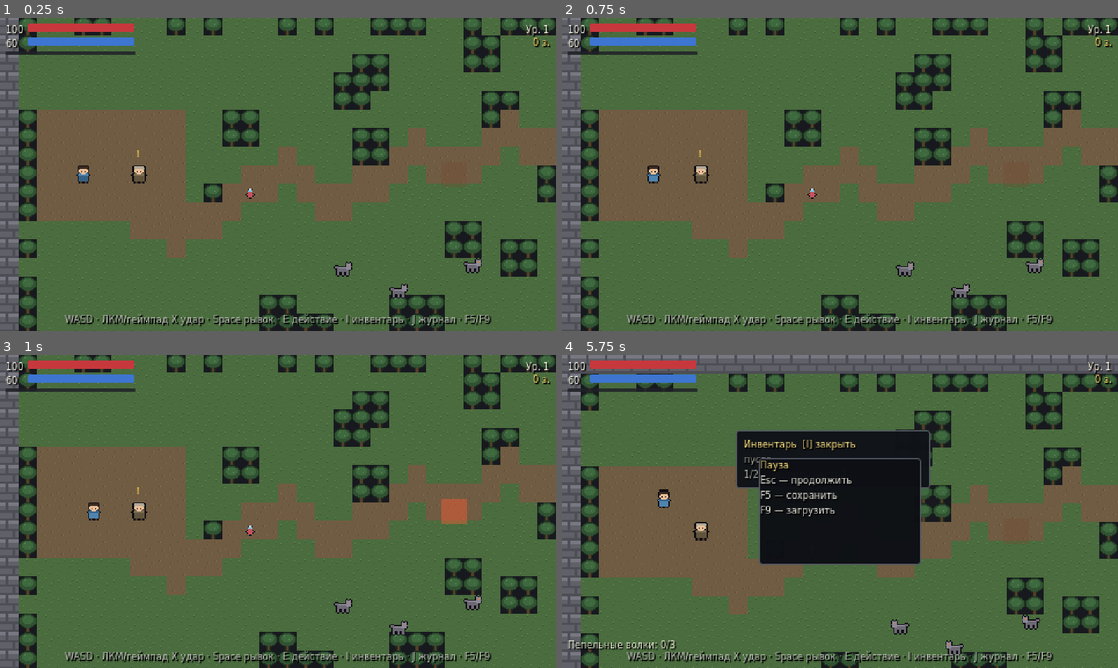
Above: before the commit, frames 1-4 (two rows, left to right).
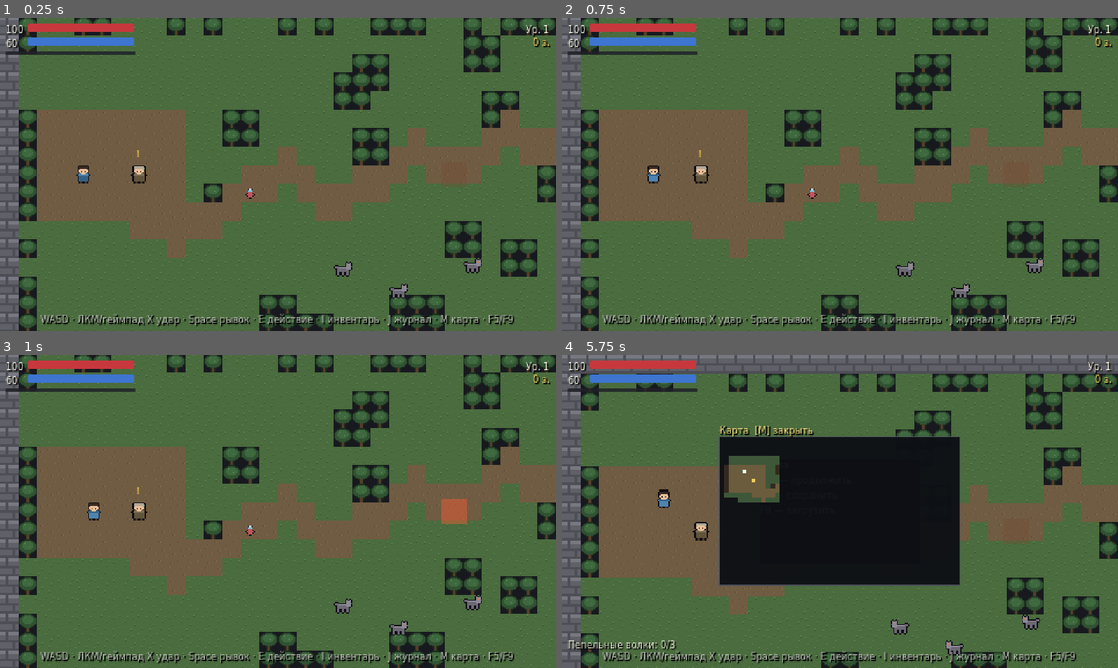
Above: after the commit, the same moments.

Repository: mibazarow/ashes-of-the-old-kingdom
Game: Godot game, scene res://scenes/main/main.tscn
Two runs of this game, one before a commit and one after it. Both use one fixed random seed, a clock stepped at 60 frames per second and the inputs below.
Inputs (mouse positions are in pixels of both pictures, inside the frame that each line leads up to):
- Up to frame 1 (0.25 s): no input
- Up to frame 2 (0.75 s): tap Enter at 0.5 s; move the mouse to (962, 158) at 0.52 s; hold D (move_right) from 0.53 s (still down); click (962, 158) at 0.6 s
- Up to frame 3 (1 s): keep holding D (move_right); tap E (interact) at 0.8 s
- Up to frame 4 (5.75 s): move the mouse to (728, 527) at 1.27 s; release D (move_right) at 1.28 s; hold S (move_down) 1.28-2.03 s; tap E (interact) at 1.35, 3.05, 4.35, 5.3 s; click (728, 527) at 1.42 s; tap J (journal) at 1.55, 2.1, 3.8, 5.1 s; move the mouse to (895, 442) at 2.02 s; hold D (move_right) 2.03-2.78 s; click (895, 442) at 2.3 s; move the mouse to (812, 574) at 2.77 s; hold W (move_up) 2.78-3.53 s; click (812, 574) at 2.85 s; move the mouse to (1006, 558) at 3.52 s; hold A (move_left) 3.53-5.03 s; tap Space (dash) at 3.6 s; click (1006, 558) at 3.67 s; tap I (inventory) at 4.15 s; move the mouse to (673, 464) at 4.27 s; click (673, 464) at 4.55 s; tap Escape (pause) at 4.9 s; move the mouse to (867, 511) at 5.02 s; hold S (move_down) from 5.03 s (still down); click (867, 511) at 5.17 s; tap M (map, bound only after the commit) at 5.65 s

The runs differ from the first frame. In frame 1, 1.7% of the frame differs, in the area x 7-93%, y 94-99%; in frame 2, 1.7%; in frame 3, 1.7%; in frame 4, 12%, in the area x 7-93%, y 22-99%.

Commit message:
Карта зоны на M с туманом и метками, тесты 81/0

Diff:
--- a/project.godot
+++ b/project.godot
@@ -111,6 +111,11 @@
 "events": Array[InputEvent]([Object(InputEventKey,"resource_local_to_scene":false,"resource_name":"","device":16,"windo …(209 unchanged characters)…
 ])
 }
+map={
+"deadzone": 0.2,
+"events": Array[InputEvent]([Object(InputEventKey,"resource_local_to_scene":false,"resource_name":"","device":16,"window_id":0,"alt_pressed":false,"shift_pressed":false,"ctrl_pressed":false,"meta_pressed":false,"pressed":false,"keycode":77,"physical_keycode":77,"key_label":0,"unicode":0,"location":0,"echo":false,"script":null)
+])
+}
 
 [layer_names]
 
--- a/scripts/main/main.gd
+++ b/scripts/main/main.gd
@@ -39,6 +39,17 @@
 		var hud := get_node_or_null("HUD")
 		if hud != null:
 			hud.call("open_journal_for_shot")
+	elif ui_probe == "map":
+		# Walk the player east along the road so the explored area grows past the
+		# spawn clearing and the trap landmark falls inside the visited radius.
+		var world := get_node_or_null("World")
+		if world != null:
+			var player := world.get_node_or_null("Player") as Node2D
+			if player != null:
+				player.position = Vector2(21 * 16 + 8, 9 * 16 + 8)
+		var hud := get_node_or_null("HUD")
+		if hud != null:
+			hud.call("open_map_for_shot")
 	for i in range(20):
 		await get_tree().process_frame
 	await RenderingServer.frame_post_draw
--- a/scripts/ui/hud.gd
+++ b/scripts/ui/hud.gd
@@ -25,10 +25,12 @@
 var _journal_list: VBoxContainer
 var _pause_panel: PanelContainer
 var _hint_label: Label
+var _map_panel: MapPanel
 var _toast_tween: Tween
 var _dialogue_open := false
 var _inventory_open := false
 var _journal_open := false
+var _map_open := false
 var _paused := false
 
 
@@ -141,7 +143,7 @@
 	column.add_child(_quest_label)
 
 	_hint_label = _make_text(
-		"WASD · ЛКМ/геймпад X удар · Space рывок · E действие · I инвентарь · J журнал · F5/F9",
+		"WASD · ЛКМ/геймпад X удар · Space рывок · E действие · I инвентарь · J журнал · M карта · F5/F9",
 		Color(0.72, 0.74, 0.7)
 	)
 	_hint_label.horizontal_alignment = HORIZONTAL_ALIGNMENT_CENTER
@@ -152,6 +154,17 @@
 	_build_inventory_panel()
 	_build_journal_panel()
 	_build_pause_panel()
+	_build_map_panel()
+
+
+func _build_map_panel() -> void:
+	var parent := get_parent()
+	var world: Node = parent.get_node_or_null("World") if parent != null else null
+	_map_panel = MapPanel.new()
+	_map_panel.name = "MapPanel"
+	_map_panel.setup(world)
+	_map_panel.visible = false
+	_root.add_child(_map_panel)
 
 
 func _build_dialogue_panel() -> void:
@@ -432,7 +445,7 @@
 		return
 	_dialogue_panel.visible = false
 	_dialogue_open = false
-	GameState.ui_blocking = _inventory_open or _journal_open or _paused
+	GameState.ui_blocking = _inventory_open or _journal_open or _paused or _map_open
 	EventBus.dialogue_closed.emit()
 
 
@@ -443,7 +456,7 @@
 		_journal_panel.visible = false
 		_refresh_inventory()
 	_inventory_panel.visible = _inventory_open
-	GameState.ui_blocking = _inventory_open or _dialogue_open or _journal_open or _paused
+	GameState.ui_blocking = _inventory_open or _dialogue_open or _journal_open or _paused or _map_open
 
 
 func _toggle_journal() -> void:
@@ -453,7 +466,7 @@
 		_inventory_panel.visible = false
 		_refresh_journal()
 	_journal_panel.visible = _journal_open
-	GameState.ui_blocking = _journal_open or _dialogue_open or _inventory_open or _paused
+	GameState.ui_blocking = _journal_open or _dialogue_open or _inventory_open or _paused or _map_open
 
 
 func _refresh_journal() -> void:
@@ -486,7 +499,7 @@
 	_paused = not _paused
 	_pause_panel.visible = _paused
 	get_tree().paused = _paused
-	GameState.ui_blocking = _paused or _inventory_open or _dialogue_open or _journal_open
+	GameState.ui_blocking = _paused or _inventory_open or _dialogue_open or _journal_open or _map_open
 	EventBus.game_paused.emit(_paused)
 
 
@@ -494,6 +507,16 @@
 ## drive menus through one code path. Real InputEvents would be invisible to the
 ## bot, which is exactly the privileged/unequal access the spec forbids.
 func _process(_delta: float) -> void:
+	if _map_open:
+		if InputSource.is_action_just_pressed(&"pause") or InputSource.is_action_just_pressed(&"map"):
+			_close_map()
+			return
+		if _map_panel != null:
+			_map_panel.refresh()
+		return
+	if InputSource.is_action_just_pressed(&"map"):
+		_open_map()
+		return
 	if InputSource.is_action_just_pressed(&"pause"):
 		if _dialogue_open:
 			close_dialogue()
@@ -545,6 +568,35 @@
 	_journal_open = true
 	_journal_panel.visible = true
 	_refresh_journal()
+
+
+func _open_map() -> void:
+	if _dialogue_open:
+		close_dialogue()
+	if _inventory_open:
+		_toggle_inventory()
+	if _journal_open:
+		_toggle_journal()
+	_map_open = true
+	if _map_panel != null:
+		_map_panel.visible = true
+		_map_panel.refresh()
+	GameState.ui_blocking = true
+
+
+func _close_map() -> void:
+	_map_open = false
+	if _map_panel != null:
+		_map_panel.visible = false
+	GameState.ui_blocking = _inventory_open or _dialogue_open or _journal_open or _paused
+
+
+func is_map_open() -> bool:
+	return _map_open
+
+
+func open_map_for_shot() -> void:
+	_open_map()
 
 
 func _use_item(item_id: String) -> void:
--- /dev/null
+++ b/scripts/ui/map_panel.gd
@@ -0,0 +1,118 @@
+class_name MapPanel
+extends Control
+## Schematic zone map: explored tiles, discovered landmarks and the player.
+## Built and drawn entirely in code, matching the rest of the HUD.
+
+const PX := 4.0
+const MARKER := 3.0
+
+const COLOR_BG := Color(0.05, 0.06, 0.08, 0.96)
+const COLOR_BORDER := Color(0.32, 0.34, 0.38, 0.9)
+const COLOR_GRASS := Color(0.24, 0.34, 0.22)
+const COLOR_DIRT := Color(0.42, 0.36, 0.24)
+const COLOR_STONE := Color(0.16, 0.17, 0.19)
+const COLOR_TREE := Color(0.20, 0.16, 0.12)
+const COLOR_NPC := Color(0.95, 0.80, 0.35)
+const COLOR_CHEST := Color(0.98, 0.84, 0.30)
+const COLOR_TRAP := Color(0.85, 0.25, 0.22)
+const COLOR_PLAYER := Color(0.90, 1.0, 1.0)
+
+var _world: Node = null
+var _size_tiles := Vector2i(52, 32)
+var _title: Label
+
+
+func setup(world: Node) -> void:
+	_world = world
+	if _world != null and _world.has_method("map_size"):
+		_size_tiles = _world.call("map_size")
+	custom_minimum_size = Vector2(_size_tiles.x * PX, _size_tiles.y * PX)
+	size = custom_minimum_size
+	mouse_filter = Control.MOUSE_FILTER_IGNORE
+
+	_title = Label.new()
+	_title.text = "Карта  [M] закрыть"
+	_title.add_theme_color_override("font_color", Color(0.96, 0.86, 0.5))
+	_title.add_theme_color_override("font_shadow_color", Color(0, 0, 0, 0.85))
+	_title.add_theme_constant_override("shadow_offset_x", 1)
+	_title.add_theme_constant_override("shadow_offset_y", 1)
+	_title.mouse_filter = Control.MOUSE_FILTER_IGNORE
+	add_child(_title)
+
+
+func _ready() -> void:
+	_center()
+	if _title != null:
+		_title.reset_size()
+		_title.position = Vector2(0, -_title.size.y - 1)
+
+
+func _center() -> void:
+	var vp := get_viewport_rect().size
+	if vp == Vector2.ZERO:
+		return
+	position = Vector2((vp.x - size.x) * 0.5, (vp.y - size.y) * 0.5)
+
+
+func refresh() -> void:
+	queue_redraw()
+
+
+func _draw() -> void:
+	draw_rect(Rect2(Vector2.ZERO, size), COLOR_BG)
+	draw_rect(Rect2(Vector2.ZERO, size), COLOR_BORDER, false, 1.0)
+
+	if _world == null or not is_instance_valid(_world):
+		return
+	if not _world.has_method("explored_tiles"):
+		return
+
+	var tiles: Array = _world.call("explored_tiles")
+	for t in tiles:
+		var tile: Vector2i = t
+		var ch: String = _world.call("cell_at", tile)
+		var color := Color.TRANSPARENT
+		match ch:
+			".":
+				color = COLOR_GRASS
+			",":
+				color = COLOR_DIRT
+			"#":
+				color = COLOR_STONE
+			"T":
+				color = COLOR_TREE
+			_:
+				continue
+		draw_rect(Rect2(Vector2(tile.x * PX, tile.y * PX), Vector2(PX, PX)), color)
+
+	if _world.has_method("landmarks"):
+		var lms: Array = _world.call("landmarks")
+		for lm in lms:
+			var entry: Dictionary = lm
+			var tile: Vector2i = entry.get("tile", Vector2i(-1, -1))
+			if not bool(_world.call("is_explored", tile)):
+				continue
+			var color := Color.TRANSPARENT
+			match String(entry.get("kind", "")):
+				"npc":
+					color = COLOR_NPC
+				"chest":
+					color = COLOR_CHEST
+				"trap":
+					color = COLOR_TRAP
+				_:
+					continue
+			_draw_marker(tile, color)
+
+	if _world.has_method("player_tile"):
+		_draw_marker(_world.call("player_tile"), COLOR_PLAYER)
+
+
+func _draw_marker(tile: Vector2i, color: Color) -> void:
+	if tile.x < 0 or tile.y < 0:
+		return
+	var offset := (PX - MARKER) * 0.5
+	draw_rect(
+		Rect2(Vector2(tile.x * PX + offset, tile.y * PX + offset), Vector2(MARKER, MARKER)),
+		color
+	)
--- a/scripts/world/forest.gd
+++ b/scripts/world/forest.gd
@@ -29,12 +29,99 @@
 var tile_layer: TileMapLayer
 var _map: Array[String] = []
 
+## Radius (in tiles) around the player that counts as explored on the map.
+const VISIT_RADIUS := 3
+
+## Tiles the player has seen, keyed by Vector2i. Read-only for the map panel.
+var _visited: Dictionary = {}
+var _last_visited_tile := Vector2i(-9999, -9999)
+
+## Points of interest kept as live node references so the map can show them
+## without fragile path lookups. Populated in _spawn_actors.
+var _npc_node: Node2D
+var _chest_node: Node2D
+var _trap_node: Node2D
+
 
 func _ready() -> void:
 	_generate_map()
 	_build_tileset_and_layer()
 	_spawn_actors()
 	_configure_camera()
+	_last_visited_tile = player_tile()
+	_mark_visited(_last_visited_tile)
+
+
+func _process(_delta: float) -> void:
+	var tile := player_tile()
+	if tile == _last_visited_tile:
+		return
+	_last_visited_tile = tile
+	_mark_visited(tile)
+
+
+func _mark_visited(center: Vector2i) -> void:
+	for dy in range(-VISIT_RADIUS, VISIT_RADIUS + 1):
+		for dx in range(-VISIT_RADIUS, VISIT_RADIUS + 1):
+			var t := Vector2i(center.x + dx, center.y + dy)
+			if t.x < 0 or t.y < 0 or t.x >= MAP_W or t.y >= MAP_H:
+				continue
+			_visited[t] = true
+
+
+func map_size() -> Vector2i:
+	return Vector2i(MAP_W, MAP_H)
+
+
+func cell_at(tile: Vector2i) -> String:
+	if tile.x < 0 or tile.y < 0 or tile.y >= _map.size():
+		return ""
+	var row: String = _map[tile.y]
+	if tile.x >= row.length():
+		return ""
+	return row[tile.x]
+
+
+func is_explored(tile: Vector2i) -> bool:
+	return _visited.has(tile)
+
+
+func explored_tiles() -> Array[Vector2i]:
+	var out: Array[Vector2i] = []
+	for key: Vector2i in _visited.keys():
+		out.append(key)
+	return out
+
+
+func player_tile() -> Vector2i:
+	if player == null:
+		return Vector2i(-1, -1)
+	return Vector2i(
+		floori(player.global_position.x / float(TILE)),
+		floori(player.global_position.y / float(TILE))
+	)
+
+
+func landmarks() -> Array[Dictionary]:
+	var out: Array[Dictionary] = []
+	for entry: Array in [
+		["Edrik", "npc", _npc_node],
+		["Chest", "chest", _chest_node],
+		["Trap", "trap", _trap_node],
+	]:
+		var node: Node2D = entry[2]
+		if node == null or not is_instance_valid(node):
+			continue
+		out.append({
+			"id": String(entry[0]),
+			"kind": String(entry[1]),
+			"tile": Vector2i(
+				floori(node.global_position.x / float(TILE)),
+				floori(node.global_position.y / float(TILE))
+			),
+		})
+	return out
+
 
 
 func _generate_map() -> void:
@@ -149,12 +236,15 @@
 
 	var npc := _instantiate(NPC_SCENE, _tile_center(7, 9), "Edrik")
 	npc.name = "Edrik"
+	_npc_node = npc
 
 	var chest := _instantiate(CHEST_SCENE, _tile_center(MAP_W - 4, 5), "Chest")
 	chest.name = "Chest"
+	_chest_node = chest
 
 	var trap := _instantiate(TRAP_SCENE, _tile_center(24, 9), "Trap")
 	trap.name = "Trap"
+	_trap_node = trap
 
 	_spawn_enemy(WOLF_SCENE, 18, 14, "WolfA")
 	_spawn_enemy(WOLF_SCENE, 21, 16, "WolfB")
--- a/tests/test_core.gd
+++ b/tests/test_core.gd
@@ -80,7 +80,10 @@
 	print("== scene smoke ==")
 	await _test_scene_loads()
 
-	_check(completed.size() == 13, "every test group ran to completion (got %d/13)" % completed.size())
+	print("== map panel ==")
+	await _test_map_panel()
+
+	_check(completed.size() == 14, "every test group ran to completion (got %d/14)" % completed.size())
 
 	print("")
 	print("checks: %d  failures: %d" % [checks, failures])
@@ -470,3 +473,119 @@
 	scene.queue_free()
 	await process_frame
 	completed["scene"] = true
+
+
+## Zone map on M: explored-only tiles, fog, landmarks, and input blocking.
+func _test_map_panel() -> void:
+	gs.reset()
+	var packed: PackedScene = load("res://scenes/main/main.tscn")
+	var scene := packed.instantiate()
+	root.add_child(scene)
+	await process_frame
+	await process_frame
+
+	var hud := scene.get_node_or_null("HUD")
+	var world := scene.get_node_or_null("World")
+	var player := get_first_node_in_group("player") as Node2D
+	_check(hud != null and world != null and player != null, "hud, world and player present for map test")
+	if hud == null or world == null or player == null:
+		scene.queue_free()
+		await process_frame
+		return
+
+	_check(InputMap.has_action(&"map"), "map action exists")
+	var map_has_m := false
+	for ev in InputMap.action_get_events(&"map"):
+		if ev is InputEventKey and (ev as InputEventKey).physical_keycode == KEY_M:
+			map_has_m = true
+	_check(map_has_m, "map action is bound to key M")
+
+	_check(Vector2i(world.call("map_size")) == Vector2i(52, 32), "map_size matches the 52x32 grid")
+	var explored: Array = world.call("explored_tiles")
+	_check(explored.size() > 0, "explored tiles are non-empty right after load")
+	var ptile: Vector2i = world.call("player_tile")
+	_check(bool(world.call("is_explored", ptile)), "player tile is explored")
+	_check(explored.size() < 52 * 32, "fog works: explored set is smaller than the whole map")
+
+	var lms: Array = world.call("landmarks")
+	_check(lms.size() >= 3, "landmarks returns at least three entries")
+	var landmarks_ok := lms.size() >= 3
+	for lm in lms:
+		var entry: Dictionary = lm
+		if String(entry.get("id", "")) == "" or String(entry.get("kind", "")) == "":
+			landmarks_ok = false
+	_check(landmarks_ok, "every landmark has a non-empty id and kind")
+
+	_check(String(world.call("cell_at", Vector2i(0, 0))) == "#", "border tile reads as stone wall")
+	_check(String(world.call("cell_at", ptile)) != "", "player tile has a non-empty cell")
+	_check(String(world.call("cell_at", Vector2i(-1, -1))) == "", "out-of-bounds cell is empty")
+
+	# A real M key press opens the map and blocks gameplay input.
+	var m_down := InputEventKey.new()
+	m_down.physical_keycode = KEY_M
+	m_down.keycode = KEY_M
+	m_down.pressed = true
+	Input.parse_input_event(m_down)
+	for i in range(4):
+		await physics_frame
+	_check(bool(hud.call("is_map_open")), "key M opens the map")
+	_check(gs.ui_blocking, "ui_blocking is true while the map is open")
+
+	var before := player.global_position
+	var d_down := InputEventKey.new()
+	d_down.physical_keycode = KEY_D
+	d_down.keycode = KEY_D
+	d_down.pressed = true
+	Input.parse_input_event(d_down)
+	for i in range(12):
+		await physics_frame
+	_check(player.global_position.distance_to(before) < 2.0, "map open blocks movement")
+	var d_up := InputEventKey.new()
+	d_up.physical_keycode = KEY_D
+	d_up.keycode = KEY_D
+	d_up.pressed = false
+	Input.parse_input_event(d_up)
+
+	var m_up := InputEventKey.new()
+	m_up.physical_keycode = KEY_M
+	m_up.keycode = KEY_M
+	m_up.pressed = false
+	Input.parse_input_event(m_up)
+	await physics_frame
+
+	var m_down2 := InputEventKey.new()
+	m_down2.physical_keycode = KEY_M
+	m_down2.keycode = KEY_M
+	m_down2.pressed = true
+	Input.parse_input_event(m_down2)
+	for i in range(4):
+		await physics_frame
+	_check(not bool(hud.call("is_map_open")), "key M again closes the map")
+	_check(not gs.ui_blocking, "ui_blocking cleared after closing the map")
+	var m_up2 := InputEventKey.new()
+	m_up2.physical_keycode = KEY_M
+	m_up2.keycode = KEY_M
+	m_up2.pressed = false
+	Input.parse_input_event(m_up2)
+	await physics_frame
+
+	# Movement must work again once the map is closed.
+	var d_down2 := InputEventKey.new()
+	d_down2.physical_keycode = KEY_D
+	d_down2.keycode = KEY_D
+	d_down2.pressed = true
+	Input.parse_input_event(d_down2)
+	for i in range(12):
+		await physics_frame
+	_check(player.global_position.distance_to(before) > 4.0, "movement works again after closing the map")
+	var d_up2 := InputEventKey.new()
+	d_up2.physical_keycode = KEY_D
+	d_up2.keycode = KEY_D
+	d_up2.pressed = false
+	Input.parse_input_event(d_up2)
+	for i in range(6):
+		await physics_frame
+
+	scene.queue_free()
+	await process_frame
+	completed["map"] = true
--- a/tools/setup_input_map.gd
+++ b/tools/setup_input_map.gd
@@ -14,6 +14,7 @@
 	"interact": [KEY_E],
 	"inventory": [KEY_I],
 	"journal": [KEY_J],
+	"map": [KEY_M],
 	"pause": [KEY_ESCAPE],
 	"quick_slot_1": [KEY_1],
 	"quick_slot_2": [KEY_2],
Not shown, added: scripts/ui/map_panel.gd.uid
Not shown, added: tests/test_core.gd.uid
